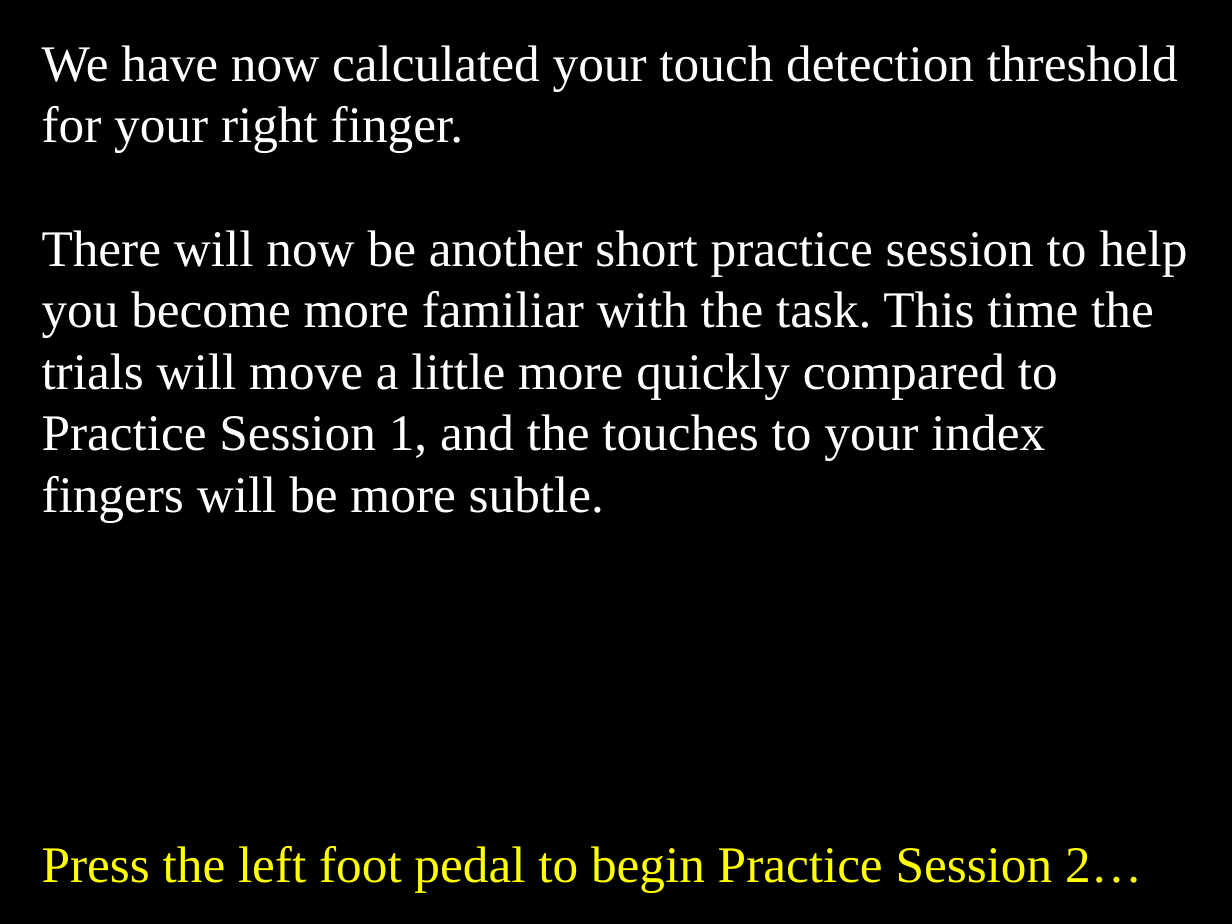
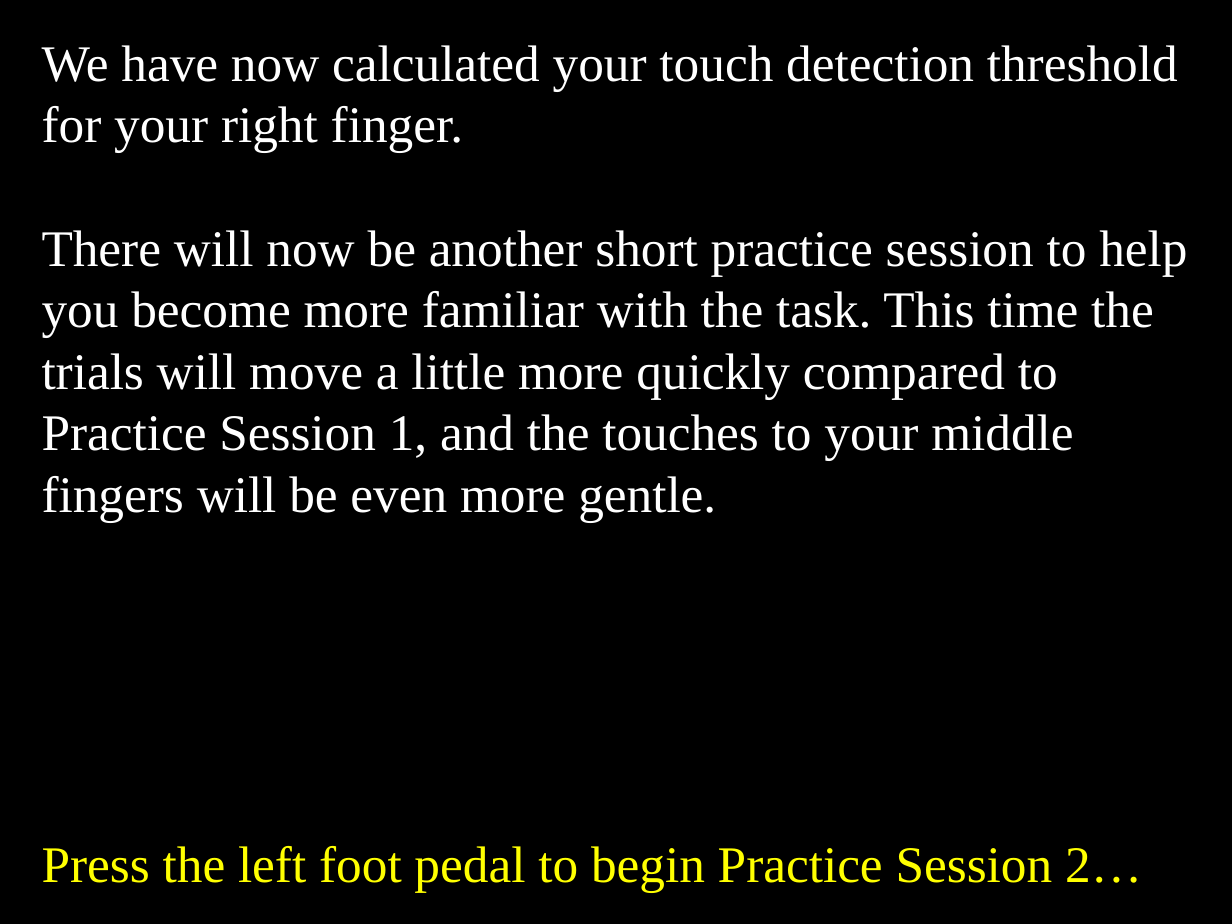
Before and after one commit to EmbodiedResearchLab/Vitality-Tactile-Detection, a slide deck: slide 11 of Stimuli/new/General instructions.pptx. Drawn at 1232x924 pixels with LibreOffice and Linux fonts; fonts in the diff are those of the drawing. Boxes give left, top, right and bottom in pixels: in the first picture for what was removed or moved away, otherwise in the second. Text is boxed around its words. In the diff, an @@ line names an element or a change of style, - is before the commit and + after.

Commit message:
Fixed instructions and number of trials
Fixed instructions to say middle finger and changed # threshold trials
per hand to 105

```diff
--- a/Stimuli/new/General instructions.pptx
+++ b/Stimuli/new/General instructions.pptx
@@ text at (42,230,1187,523): text changed @@
-There will now be another short practice session to help you become more familiar with the task. This time the trials will move a little more quickly compared to Practice Session 1, and the touches to your index fingers will be more subtle.
+There will now be another short practice session to help you become more familiar with the task. This time the trials will move a little more quickly compared to Practice Session 1, and the touches to your middle fingers will be even more gentle.
```
Also in this commit, not shown: 7 other slides changed, 8 other files.
